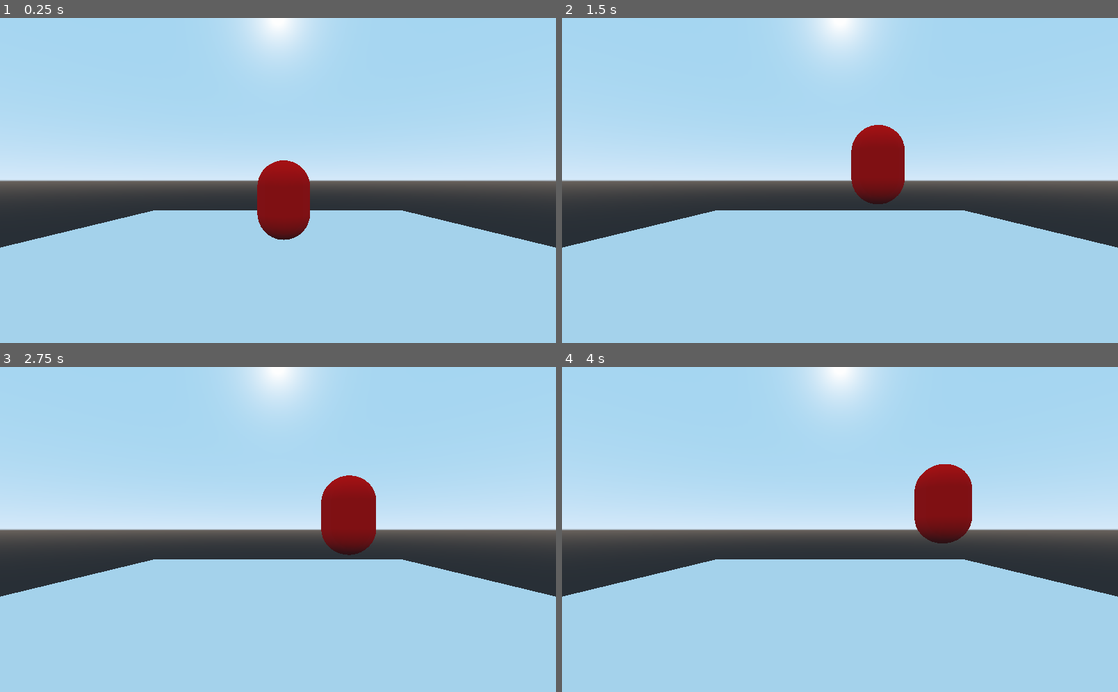
Above: before the commit, frames 1-4 (two rows, left to right).
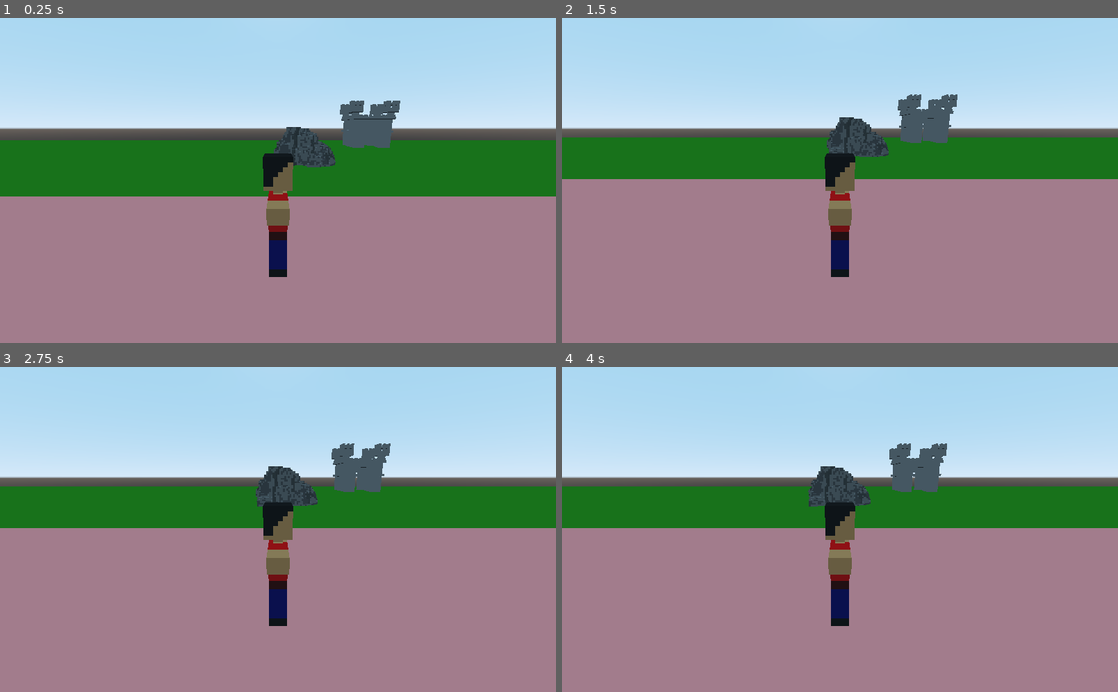
Above: after the commit, the same moments.

Repository: Xwaffle1/GameJam4
Game: Godot game, scene res://World.tscn
The game is run twice, just before and just after one commit, with the same random seed, the same clock (stepped at 60 frames per second) and the same inputs.
Inputs:
- Up to frame 1 (0.25 s): no input
- Up to frame 2 (1.5 s): tap Space (jump) at 0.6, 0.77, 1.07, 1.35 s
- Up to frame 3 (2.75 s): tap Space (jump) at 1.52, 1.82, 2.1 s
- Up to frame 4 (4 s): tap Space (jump) at 2.85, 3.02, 3.32, 3.6, 3.77 s

The runs differ from the first frame. In frame 1, 73% of the frame differs, in the area x 0-100%, y 0-100%; in frame 2, 73%; in frame 3, 73%; in frame 4, 73%.

Commit message:
Added some basic models. Started parallax background

Diff:
--- a/Player.gd
+++ b/Player.gd
@@ -1,7 +1,7 @@
 extends RigidBody
 
 var velocity = Vector3()
-
+var can_jump = false
 
 # Called when the node enters the scene tree for the first time.
 func _ready():
@@ -13,11 +13,17 @@
 func jump():
 	print("JUMP")
 
+func _physics_process(delta):
+	can_jump = $JumpRayCast.is_colliding()
+	print(can_jump)
+	if $JumpRayCast.get_collider() != null:
+		print($JumpRayCast.get_collider().name)
+
 func can_jump():
-	return $JumpRayCast.is_colliding()
+	return can_jump
 
 func _integrate_forces(state):
-	print(can_jump())
+
 	state.linear_velocity.x = 1
 	var velocity = Vector3(1,0,0)
 
--- a/World.tscn
+++ b/World.tscn
@@ -1,50 +1,95 @@
-[gd_scene load_steps=7 format=2]
+[gd_scene load_steps=14 format=2]
 
 [ext_resource path="res://Player.gd" type="Script" id=1]
+[ext_resource path="res://assets/player/human.obj" type="ArrayMesh" id=2]
+[ext_resource path="res://assets/player/human.png" type="Texture" id=3]
+[ext_resource path="res://assets/background/boulder/boulder.obj" type="ArrayMesh" id=4]
+[ext_resource path="res://assets/background/castle/castle.png" type="Texture" id=5]
+[ext_resource path="res://assets/background/castle/castle.obj" type="ArrayMesh" id=6]
 
 [sub_resource type="CapsuleShape" id=1]
 
-[sub_resource type="CapsuleMesh" id=2]
+[sub_resource type="SpatialMaterial" id=4]
+albedo_texture = ExtResource( 3 )
+
+[sub_resource type="CubeMesh" id=3]
+
+[sub_resource type="SpatialMaterial" id=6]
+albedo_color = Color( 0.129412, 0.545098, 0.054902, 1 )
+
+[sub_resource type="BoxShape" id=2]
+extents = Vector3( 1, 0.996066, 1 )
+
+[sub_resource type="SpatialMaterial" id=7]
+albedo_texture = ExtResource( 5 )
+depth_enabled = true
+depth_scale = -10.27
+depth_deep_parallax = false
+depth_flip_tangent = false
+depth_flip_binormal = false
 
 [sub_resource type="SpatialMaterial" id=5]
-albedo_color = Color( 1, 0, 0, 1 )
-
-[sub_resource type="BoxShape" id=3]
-
-[sub_resource type="CubeMesh" id=4]
+albedo_color = Color( 0.992157, 0.592157, 0.592157, 1 )
 
 [node name="World" type="Spatial"]
 
-[node name="Camera" type="Camera" parent="."]
-transform = Transform( 1, 0, 0, 0, 1, 0, 0, 0, 1, 0, 3.23512, 8.85407 )
-
 [node name="Player" type="RigidBody" parent="."]
-transform = Transform( 1, 0, 0, 0, 1, 0, 0, 0, 1, 0, 2.53486, 0 )
+transform = Transform( 1, 0, 0, 0, 1, 0, 0, 0, 1, -0.000120163, 4.43969, -0.00226402 )
 axis_lock_angular_x = true
 axis_lock_angular_z = true
 script = ExtResource( 1 )
 
 [node name="CollisionShape" type="CollisionShape" parent="Player"]
-transform = Transform( 1, 0, 0, 0, -1.62921e-07, -1, 0, 1, -1.62921e-07, 0, 0, 0 )
+transform = Transform( 1, 0, 0, 0, -1.62921e-07, -1, 0, 1, -1.62921e-07, 0, -0.521033, 0 )
 shape = SubResource( 1 )
 
-[node name="MeshInstance" type="MeshInstance" parent="Player"]
-transform = Transform( 1, 0, 0, 0, -1.62921e-07, -1, 0, 1, -1.62921e-07, 0, 0, 0 )
-mesh = SubResource( 2 )
+[node name="JumpRayCast" type="RayCast" parent="Player"]
+transform = Transform( 1, 0, 0, 0, 1, 0, 0, 0, 1, 0, -2.0912, 0 )
+enabled = true
+collide_with_areas = true
+
+[node name="human" type="MeshInstance" parent="Player"]
+transform = Transform( -1.62921e-07, 0, 1, 0, 1, 0, -1, 0, -1.62921e-07, 0, -2, 0 )
+mesh = ExtResource( 2 )
+material/0 = SubResource( 4 )
+
+[node name="Camera" type="Camera" parent="Player"]
+transform = Transform( 1, 0, 0, 0, 0.975611, 0.219506, 0, -0.219506, 0.975611, 0, 1.26096, 5 )
+
+[node name="Background" type="Spatial" parent="."]
+transform = Transform( 1, 0, 0, 0, 1, 0, 0, 0, 1, 0.01758, 0, -0.0312603 )
+
+[node name="Floor" type="StaticBody" parent="Background"]
+transform = Transform( 1, 0, 0, 0, 1, 0, 0, 0, 3.65658, 0, -7.62939e-06, -46.5634 )
+
+[node name="MeshInstance" type="MeshInstance" parent="Background/Floor"]
+transform = Transform( 574.815, 0, 0, 0, 1, 0, 0, 0, 10, 0, -0.0153746, 0 )
+mesh = SubResource( 3 )
+material/0 = SubResource( 6 )
+
+[node name="Collision" type="CollisionShape" parent="Background/Floor"]
+transform = Transform( 574.815, 0, 0, 0, 1, 0, 0, 0, 10, 0, 0, 0 )
+shape = SubResource( 2 )
+
+[node name="castle" type="MeshInstance" parent="Background"]
+transform = Transform( 5, 0, 0, 0, 5, 0, 0, 0, 5, 21.8067, 1, -54.0681 )
+mesh = ExtResource( 6 )
+material/0 = SubResource( 7 )
+
+[node name="boulder" type="MeshInstance" parent="Background"]
+transform = Transform( 2, 0, 0, 0, 2, 0, 0, 0, 2, 3.47842, 1, -24.7661 )
+mesh = ExtResource( 4 )
+material/0 = null
+
+[node name="Foreground" type="Spatial" parent="."]
+
+[node name="Floor" type="StaticBody" parent="Foreground"]
+transform = Transform( 574.815, 0, 0, 0, 1, 0, 0, 0, 10, 0, 0, 0 )
+
+[node name="MeshInstance" type="MeshInstance" parent="Foreground/Floor"]
+transform = Transform( 1, 0, 0, 0, 1, 0, 0, 0, 1, 0, -0.0153746, 0 )
+mesh = SubResource( 3 )
 material/0 = SubResource( 5 )
 
-[node name="JumpRayCast" type="RayCast" parent="Player"]
-transform = Transform( 1, 0, 0, 0, 1, 0, 0, 0, 1, -0.0559067, -1.09204, 0 )
-enabled = true
-cast_to = Vector3( 0, -0.5, 0 )
-
-[node name="StaticBody" type="StaticBody" parent="."]
-transform = Transform( 10, 0, 0, 0, 1, 0, 0, 0, 10, 0, 0, 0 )
-
-[node name="CollisionShape" type="CollisionShape" parent="StaticBody"]
-shape = SubResource( 3 )
-
-[node name="MeshInstance" type="MeshInstance" parent="StaticBody"]
-transform = Transform( 1, 0, 0, 0, 1, 0, 0, 0, 1, 0, -0.181528, 0 )
-mesh = SubResource( 4 )
-material/0 = null
+[node name="Collision" type="CollisionShape" parent="Foreground/Floor"]
+shape = SubResource( 2 )
Not shown, added: assets/background/boulder/boulder.mtl
Not shown, added: assets/background/boulder/boulder.obj
Binary file added: assets/background/boulder/boulder.png
Not shown, added: assets/background/castle/castle.mtl
Not shown, added: assets/background/castle/castle.obj
Binary file added: assets/background/castle/castle.png
Not shown, added: assets/player/human.mtl
Not shown, added: assets/player/human.obj
Binary file added: assets/player/human.png
Not shown, removed: icon.png.import
Not shown, changed: .gitignore
